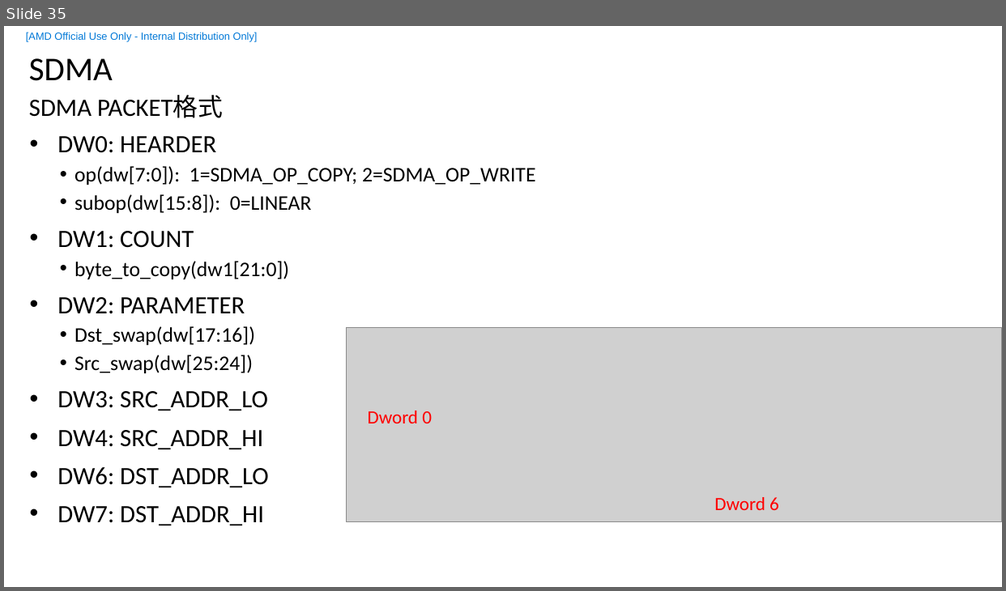
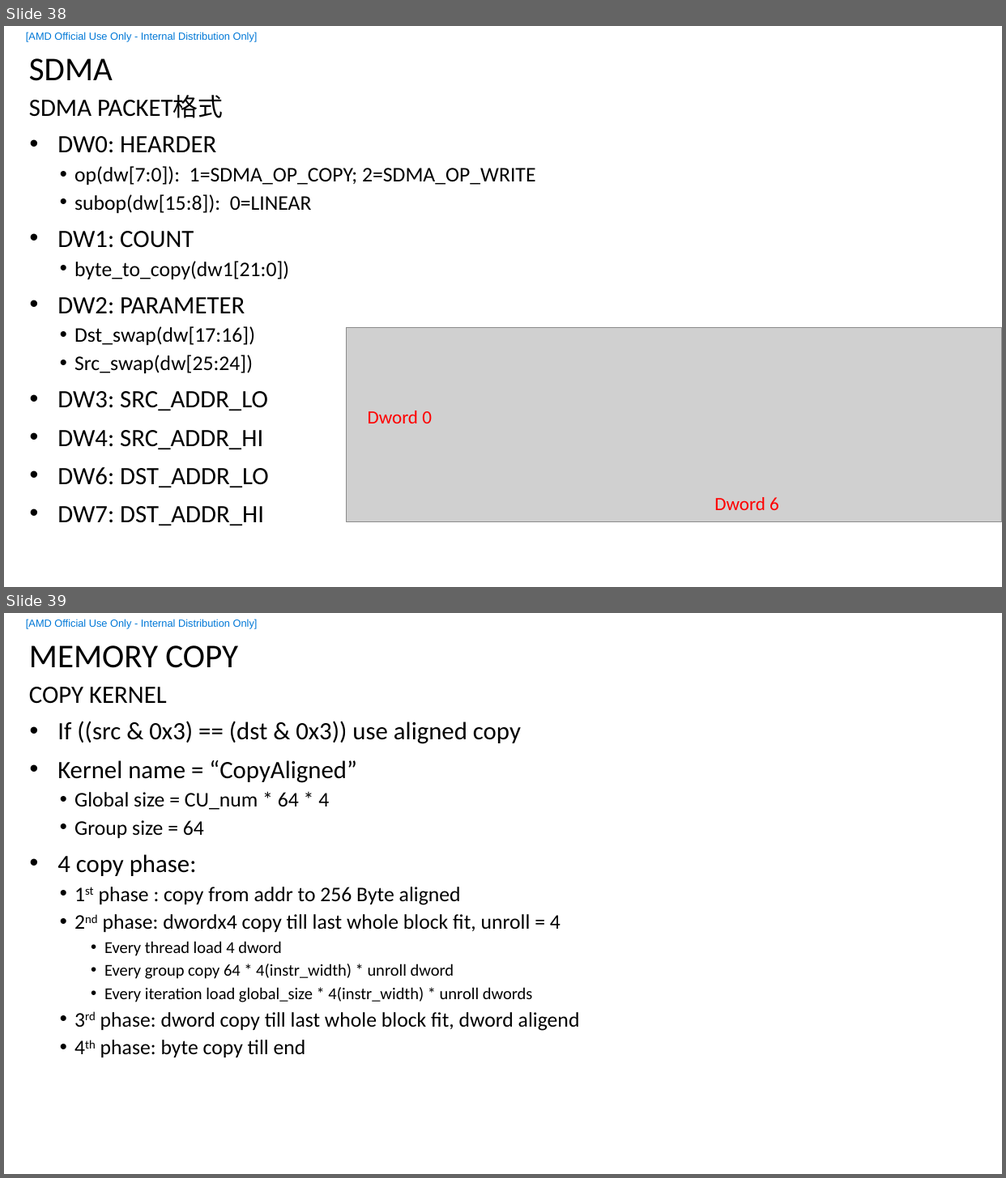
Before and after one commit to feifei14119/KmtHsaStudy, a slide deck: doc/HSA-KMT.pptx. Shown one above the other, each under a label of ours: slide 35 before the commit, slides 38 and 39 after it. The pictures are 1006x591 and 1006x1178 pixels, drawn with LibreOffice and Linux fonts; fonts in the diff are those of the drawing; grey boxes stand for pictures; background and template pictures are left out. Boxes give left, top, right and bottom in pixels: in the first picture for what was removed or moved away, otherwise in the second. Text is boxed around its words. In the diff, an @@ line names an element or a change of style, - is before the commit and + after.

```diff
--- a/doc/HSA-KMT.pptx
+++ b/doc/HSA-KMT.pptx
@@ slide 39 added at [4,613,1002,1174], background #FFFFFF; not listed: 2 template elements that a slide beside it also shows @@
@@ title added at [29,645,238,668], 32 pt, text #000000 @@
+MEMORY COPY
@@ text added at [29,687,167,704], 24 pt, text #000000 @@
+COPY KERNEL
@@ text added at [57,721,580,1058], 20 pt, text #000000 @@
+• If ((src & 0x3) == (dst & 0x3)) use aligned copy
+• Kernel name = “CopyAligned”
+  • Global size = CU_num * 64 * 4
+  • Group size = 64
+• 4 copy phase:
+  • 1st phase : copy from addr to 256 Byte aligned
+  • 2nd phase: dwordx4 copy till last whole block fit, unroll = 4
+    • Every thread load 4 dword
+    • Every group copy 64 * 4(instr_width) * unroll dword
+    • Every iteration load global_size * 4(instr_width) * unroll dwords
+  • 3rd phase: dword copy till last whole block fit, dword aligend
+  • 4th phase: byte copy till end
@@ what was slide 35 is now slide 38 @@
```
Also in this commit, not shown: 1 slide changed, 5 other slides added, 1 slide removed, 3 other files.
